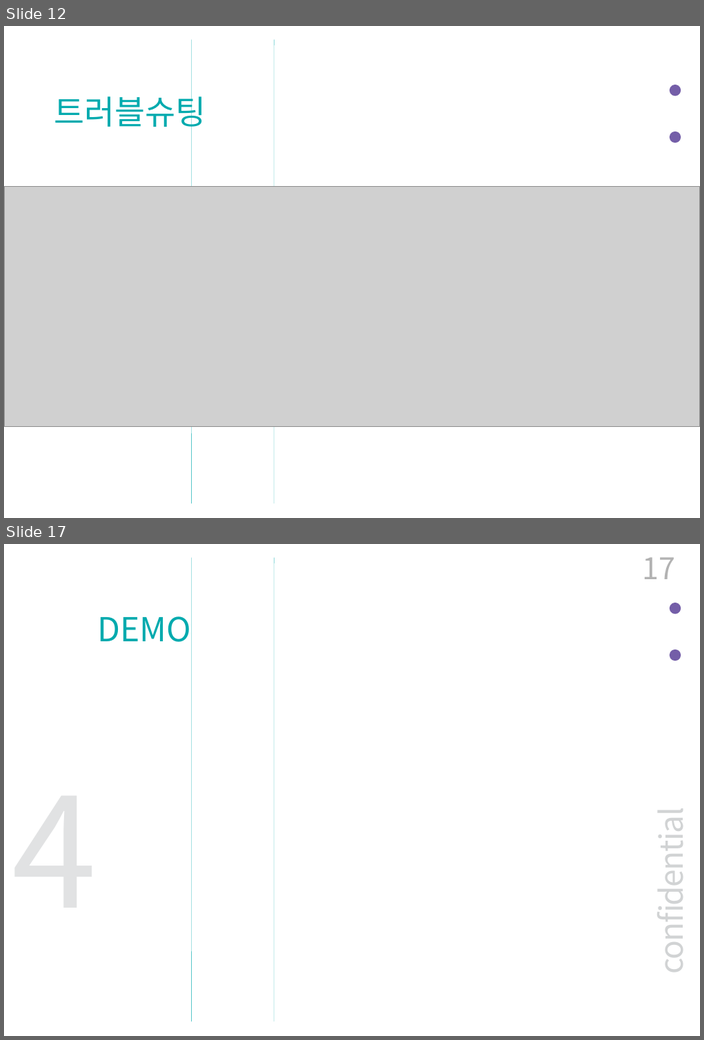
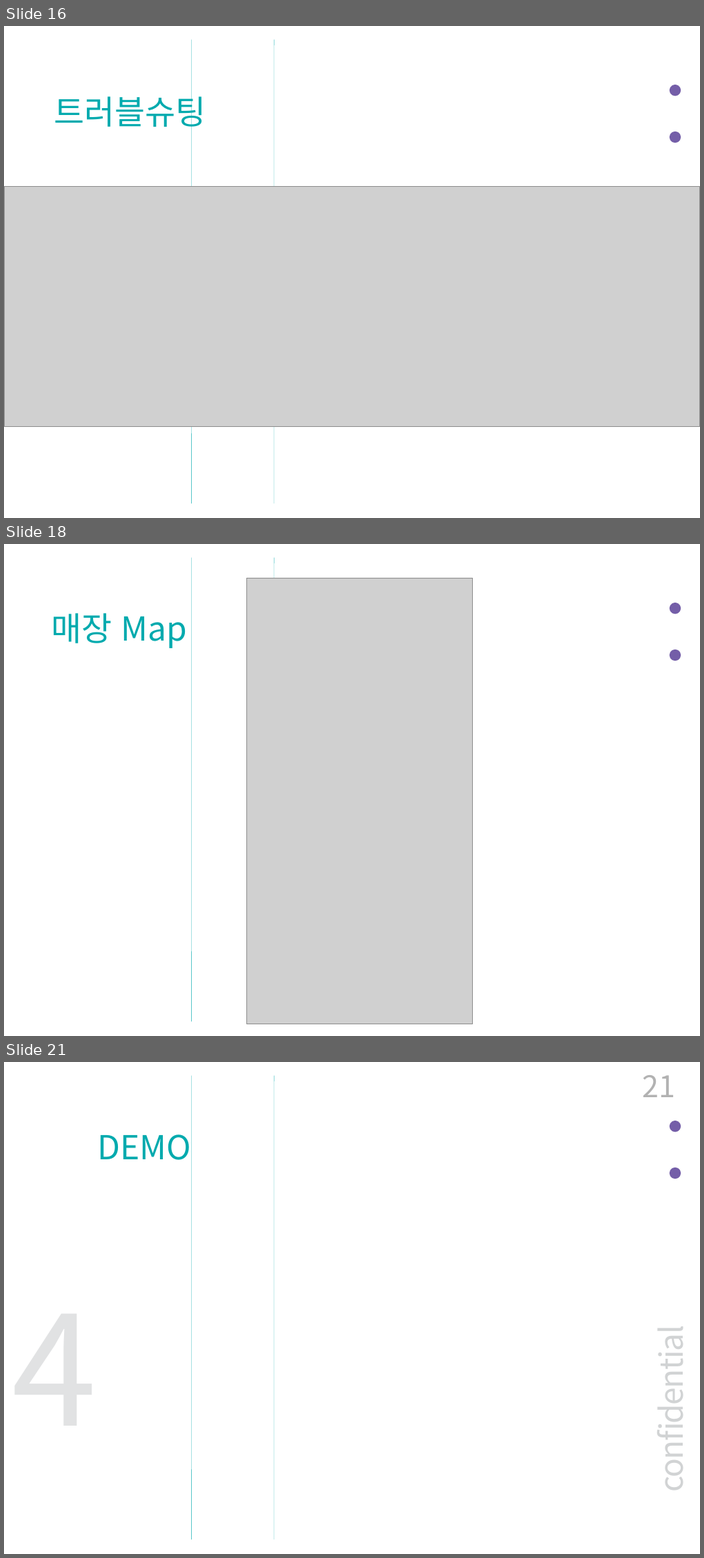
Before and after one commit to BerryWell/CapstoneDesign-2019-02, a slide deck: 제출자료/발표자료/중간_발표_자료_12조.pptx. Shown one above the other, each under a label of ours: slides 12 and 17 before the commit, slides 16, 18 and 21 after it; the slides between them are not shown. The pictures are 704x1040 and 704x1558 pixels, drawn with LibreOffice and Linux fonts; fonts in the diff are those of the drawing; grey boxes stand for pictures. Boxes give left, top, right and bottom in pixels: in the first picture for what was removed or moved away, otherwise in the second. Text is boxed around its words. In the diff, an @@ line names an element or a change of style, - is before the commit and + after.

```diff
--- a/제출자료/발표자료/중간_발표_자료_12조.pptx
+++ b/제출자료/발표자료/중간_발표_자료_12조.pptx
@@ slide 18 added at [4, 544, 700, 1036], background #FFFFFF; not listed: 5 template elements that a slide beside it also shows @@
@@ picture added at [247, 578, 473, 1024] @@
@@ text added at [51, 613, 187, 648], 40 pt, text #00AAAE @@
+매장 Map
@@ what was slide 12 is now slide 16 @@
@@ what was slide 17 is now slide 21 @@
@@ page number at [642, 1075, 675, 1097]: text changed @@
-17
+21
```
Also in this commit, not shown: 2 slides changed, 3 other slides added, 2 slides removed.
